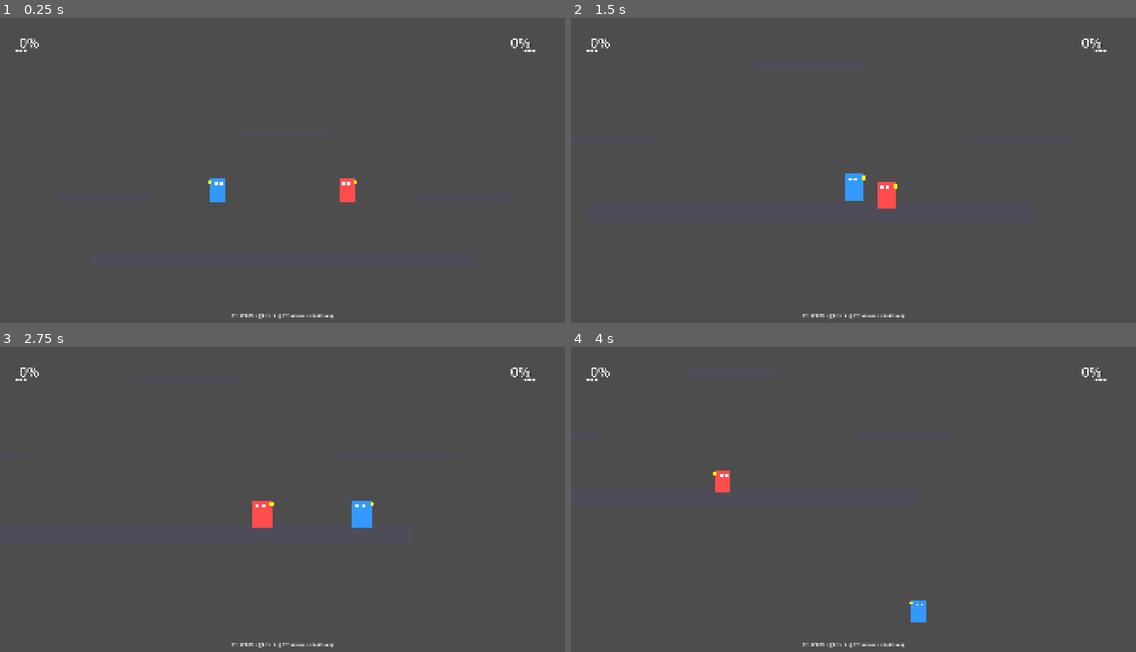
Above: before the commit, frames 1-4 (two rows, left to right).
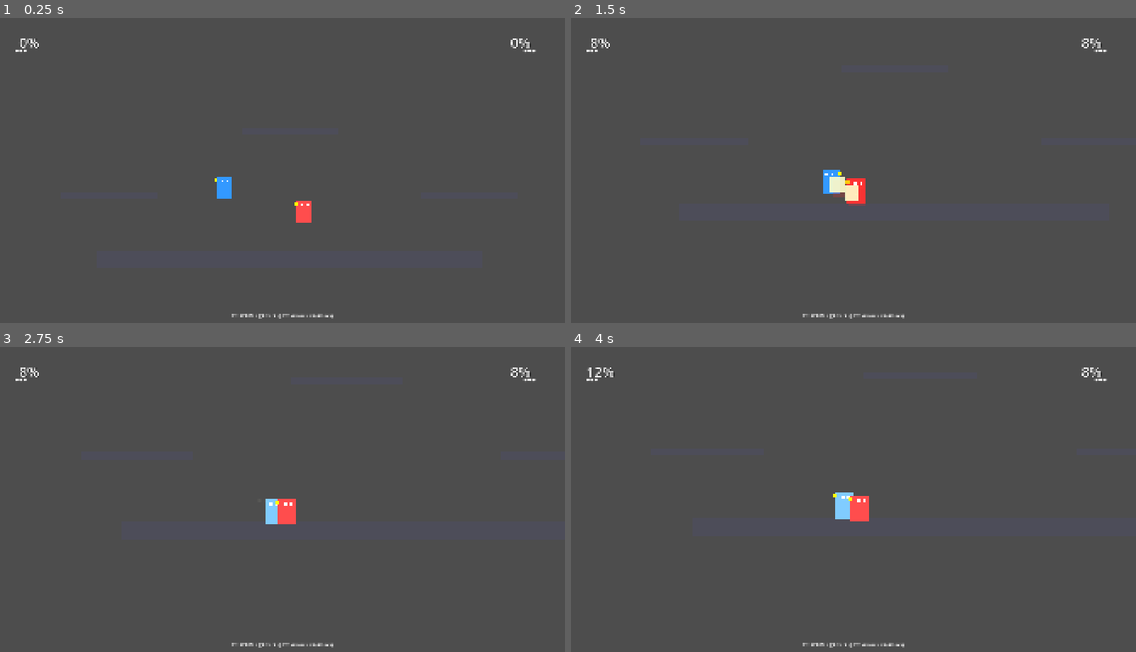
Above: after the commit, the same moments.

Repository: kenttulaine-sy/Smash-clone
Game: Godot game, scene res://scenes/main_v2.tscn
Two runs of this game, one before a commit and one after it. Both use one fixed random seed, a clock stepped at 60 frames per second and the inputs below.
Inputs:
- Up to frame 1 (0.25 s): no input
- Up to frame 2 (1.5 s): hold D (p1_right) 0.53-1.28 s; tap J (p1_attack) at 0.6 s; tap W (p1_jump) at 0.77 s; hold S (p1_down) from 1.28 s (still down); tap L (p1_shield) at 1.35 s
- Up to frame 3 (2.75 s): tap W (p1_jump) at 1.52 s; release S (p1_down) at 2.03 s; hold D (p1_right) from 2.03 s (still down); tap K (p2_attack) at 2.1 s
- Up to frame 4 (4 s): tap Down (p2_down) at 2.85 s; tap W (p1_jump) at 3.02, 3.77 s; release D (p1_right) at 3.53 s; hold A (p1_left) from 3.53 s (still down); hold Left (p2_left) from 3.53 s (still down)

The runs differ from the first frame. In frame 1, 0.6% of the frame differs, in the area x 36-64%, y 52-68%; in frame 2, 1.0%; in frame 3, 1.0%; in frame 4, 1.0%, in the area x 3-92%, y 6-91%.

Commit message:
Add Simple AI: Player 2 auto-attacks, follows, and fights back

Diff:
--- a/scenes/main_v2.tscn
+++ b/scenes/main_v2.tscn
@@ -10,6 +10,7 @@
 [ext_resource type="Script" path="res://scripts/match_manager_v2.gd" id="8_match_v2"]
 [ext_resource type="Script" path="res://scripts/audio_manager.gd" id="9_audio"]
 [ext_resource type="Script" path="res://scripts/visual_effects.gd" id="10_vfx"]
+[ext_resource type="Script" path="res://scripts/simple_ai.gd" id="11_ai"]
 
 [sub_resource type="RectangleShape2D" id="RectangleShape2D_ground"]
 size = Vector2(1400, 50)
@@ -215,6 +216,9 @@
 
 [node name="CollisionShape2D" type="CollisionShape2D" parent="Player2/Hurtbox"]
 shape = SubResource("RectangleShape2D_player")
+
+[node name="AIController" type="Node" parent="Player2"]
+script = ExtResource("11_ai")
 
 [node name="HUD" type="CanvasLayer" parent="."]
 script = ExtResource("7_hud_v2")
--- /dev/null
+++ b/scripts/simple_ai.gd
@@ -0,0 +1,86 @@
+# Simple AI Controller
+# Makes opponent follow and attack player
+
+extends Node
+class_name SimpleAI
+
+var player: Node = null
+var target: Node = null
+var attack_cooldown: float = 0.0
+const ATTACK_COOLDOWN: float = 1.5
+const MOVE_SPEED: float = 0.7  # Slower than human reaction
+const ATTACK_RANGE: float = 80.0
+const JUMP_RANGE: float = 150.0
+
+func _ready():
+	# Find players
+	await get_tree().process_frame
+	var players = get_tree().get_nodes_in_group("players")
+	if players.size() >= 2:
+		# Assume this AI is attached to player 2
+		player = players[1]
+		target = players[0]
+		print("AI: Targeting Player 1")
+
+func _process(delta: float) -> void:
+	if not player or not target or not is_instance_valid(player) or not is_instance_valid(target):
+		return
+
+	# Don't control if player is in certain states
+	if player.state_machine.current_state in [player.PlayerStateMachine.State.HITSTUN,
+											 player.PlayerStateMachine.State.GRABBED,
+											 player.PlayerStateMachine.State.DEAD]:
+		return
+
+	attack_cooldown -= delta
+
+	var distance = player.global_position.distance_to(target.global_position)
+	var direction = sign(target.global_position.x - player.global_position.x)
+	var height_diff = target.global_position.y - player.global_position.y
+
+	# Face target
+	if direction != 0:
+		player.facing_right = direction > 0
+
+	# Jump if target is above and we're on floor
+	if height_diff < -50 and player.is_on_floor() and distance < JUMP_RANGE:
+		# Simulate jump input
+		player.velocity.y = player.JUMP_FORCE
+		player.jumps_remaining -= 1
+		player.state_machine.change_state(player.PlayerStateMachine.State.AIRBORNE)
+		return
+
+	# Move toward target
+	if distance > ATTACK_RANGE:
+		player.velocity.x = direction * player.RUN_SPEED * MOVE_SPEED
+		if player.is_on_floor():
+			player.state_machine.change_state(player.PlayerStateMachine.State.RUN)
+	else:
+		# In attack range
+		player.velocity.x = move_toward(player.velocity.x, 0, player.GROUND_DECEL * delta)
+
+		# Attack if cooldown is ready
+		if attack_cooldown <= 0:
+			attack_cooldown = ATTACK_COOLDOWN + randf_range(-0.3, 0.3)  # Randomize timing
+			perform_attack()
+
+	# Apply movement
+	player.move_and_slide()
+
+func perform_attack() -> void:
+	"""Execute an attack"""
+	if not player or not is_instance_valid(player):
+		return
+
+	var attack_type = randi() % 3  # Random attack
+
+	match attack_type:
+		0:	# Jab
+			if player.is_on_floor():
+				player.start_attack(player.attacks["jab"])
+		1:	# Forward tilt
+			if player.is_on_floor():
+				player.start_attack(player.attacks["forward_tilt"])
+		2:	# Grab
+			if player.is_on_floor():
+				player.try_grab()
